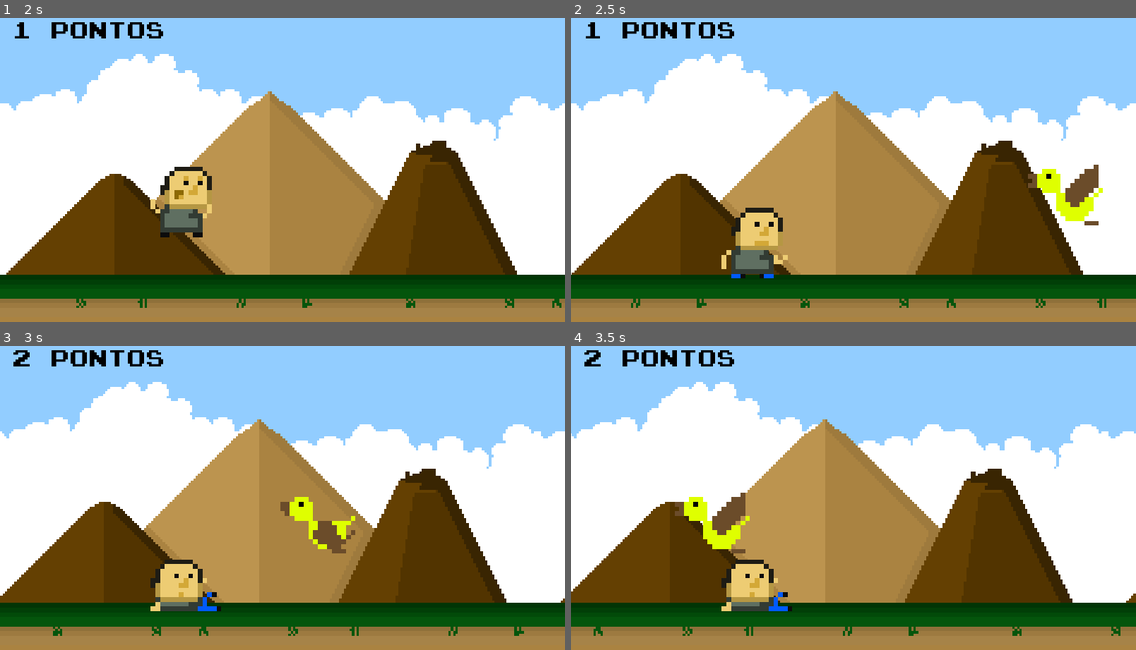
Above: before the commit, frames 1-4 (two rows, left to right).
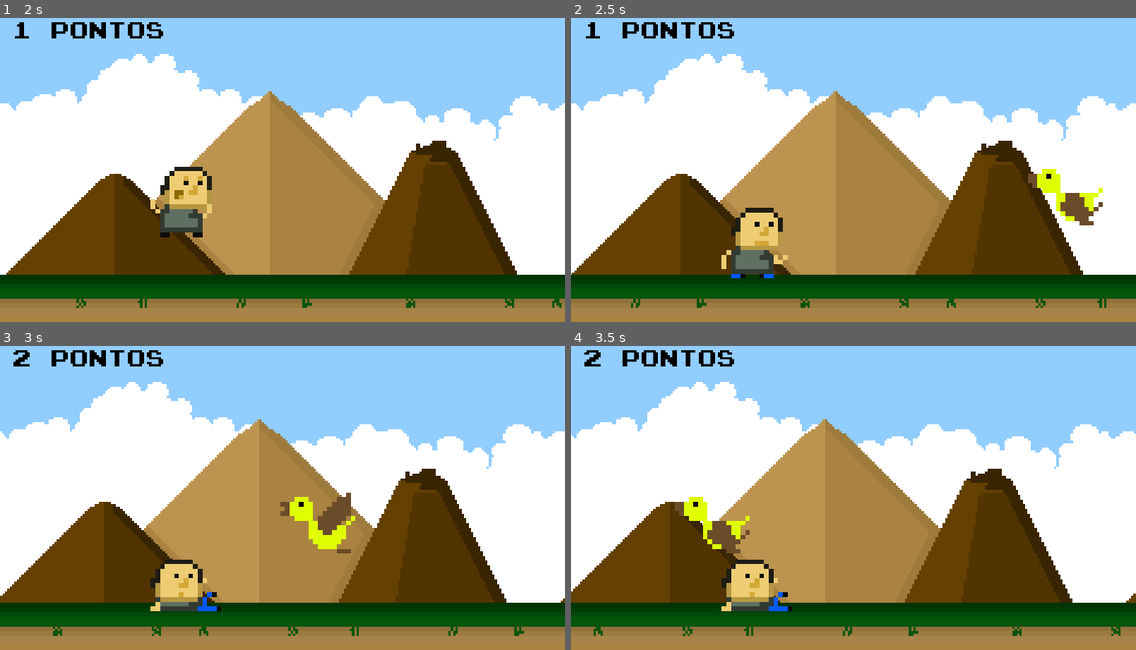
Above: after the commit, the same moments.

Repository: alexporcena/godot-endlessrunner
Game: Godot game, scene res://interface/Menu.tscn
Two runs of this game, one before a commit and one after it. Both use one fixed random seed, a clock stepped at 60 frames per second and the inputs below. The project has no main scene, so this scene is started directly.
Inputs:
- Up to frame 1 (2 s): click "JOGAR" at 0.5 s; hold Up (ui_up) from 1.28 s (still down)
- Up to frame 2 (2.5 s): keep holding Up (ui_up)
- Up to frame 3 (3 s): release Up (ui_up) at 2.78 s; hold Down (ui_down) from 2.78 s (still down)
- Up to frame 4 (3.5 s): keep holding Down (ui_down)

Frame 1 is identical in both runs. In frame 2, 0.7% of the frame differs, in the area x 80-95%, y 48-69%; in frame 3, 0.7%; in frame 4, 0.7%.

Commit message:
Add files via upload

Diff:
--- a/cenas/Inimigo.tscn
+++ b/cenas/Inimigo.tscn
@@ -49,6 +49,7 @@
 [node name="AnimatedSprite" type="AnimatedSprite" parent="."]
 frames = SubResource( 7 )
 animation = "passaro"
+frame = 1
 playing = true
 
 [node name="CollisionPolygon2DHomem" type="CollisionPolygon2D" parent="."]
--- a/cenas/Jogador.tscn
+++ b/cenas/Jogador.tscn
@@ -14,27 +14,27 @@
 
 [sub_resource type="AtlasTexture" id=3]
 atlas = ExtResource( 1 )
-region = Rect2( 128, 64, 64, 64 )
+region = Rect2( 0, 0, 64, 64 )
 
 [sub_resource type="AtlasTexture" id=4]
 atlas = ExtResource( 1 )
-region = Rect2( 192, 64, 64, 64 )
+region = Rect2( 64, 0, 64, 64 )
 
 [sub_resource type="AtlasTexture" id=5]
 atlas = ExtResource( 1 )
-region = Rect2( 0, 0, 64, 64 )
+region = Rect2( 128, 0, 64, 64 )
 
 [sub_resource type="AtlasTexture" id=6]
 atlas = ExtResource( 1 )
-region = Rect2( 64, 0, 64, 64 )
+region = Rect2( 192, 0, 64, 64 )
 
 [sub_resource type="AtlasTexture" id=7]
 atlas = ExtResource( 1 )
-region = Rect2( 128, 0, 64, 64 )
+region = Rect2( 128, 64, 64, 64 )
 
 [sub_resource type="AtlasTexture" id=8]
 atlas = ExtResource( 1 )
-region = Rect2( 192, 0, 64, 64 )
+region = Rect2( 192, 64, 64, 64 )
 
 [sub_resource type="SpriteFrames" id=9]
 animations = [ {
@@ -43,15 +43,15 @@
 "name": "pulando",
 "speed": 2.0
 }, {
-"frames": [ SubResource( 3 ), SubResource( 4 ) ],
+"frames": [ SubResource( 3 ), SubResource( 4 ), SubResource( 5 ), SubResource( 6 ) ],
+"loop": true,
+"name": "correndo",
+"speed": 8.0
+}, {
+"frames": [ SubResource( 7 ), SubResource( 8 ) ],
 "loop": true,
 "name": "abaixando",
 "speed": 4.0
-}, {
-"frames": [ SubResource( 5 ), SubResource( 6 ), SubResource( 7 ), SubResource( 8 ) ],
-"loop": true,
-"name": "correndo",
-"speed": 8.0
 } ]
 
 [node name="Jogador" type="KinematicBody2D"]
@@ -63,6 +63,7 @@
 [node name="AnimatedSprite" type="AnimatedSprite" parent="."]
 frames = SubResource( 9 )
 animation = "pulando"
+frame = 1
 playing = true
 
 [node name="CollisionPolygon2DCorrendo" type="CollisionPolygon2D" parent="."]
--- a/interface/Hud.tscn
+++ b/interface/Hud.tscn
@@ -2,9 +2,9 @@
 
 [ext_resource path="res://assets/fontes/joystix monospace.ttf" type="DynamicFontData" id=1]
 [ext_resource path="res://scripts/Hud.gd" type="Script" id=2]
-[ext_resource path="res://assets/imagens/up_hover.png" type="Texture" id=3]
+[ext_resource path="res://assets/imagens/down_p.png" type="Texture" id=3]
 [ext_resource path="res://assets/imagens/up.png" type="Texture" id=4]
-[ext_resource path="res://assets/imagens/down_hover.png" type="Texture" id=5]
+[ext_resource path="res://assets/imagens/up_p.png" type="Texture" id=5]
 [ext_resource path="res://assets/imagens/down.png" type="Texture" id=6]
 
 [sub_resource type="DynamicFont" id=1]
@@ -34,17 +34,17 @@
 }
 
 [node name="TouchScreenButtonUp" type="TouchScreenButton" parent="."]
-position = Vector2( 32, 176 )
+position = Vector2( 32, 160 )
 z_index = 100
 normal = ExtResource( 4 )
-pressed = ExtResource( 3 )
+pressed = ExtResource( 5 )
 action = "ui_up"
 visibility_mode = 1
 
 [node name="TouchScreenButtonDown" type="TouchScreenButton" parent="."]
-position = Vector2( 32, 220 )
+position = Vector2( 32, 201 )
 z_index = 101
 normal = ExtResource( 6 )
-pressed = ExtResource( 5 )
+pressed = ExtResource( 3 )
 action = "ui_down"
 visibility_mode = 1
Binary file added: assets/imagens/down_p.png
Not shown, added: assets/imagens/down_p.png.import
Binary file added: assets/imagens/up_p.png
Not shown, added: assets/imagens/up_p.png.import
